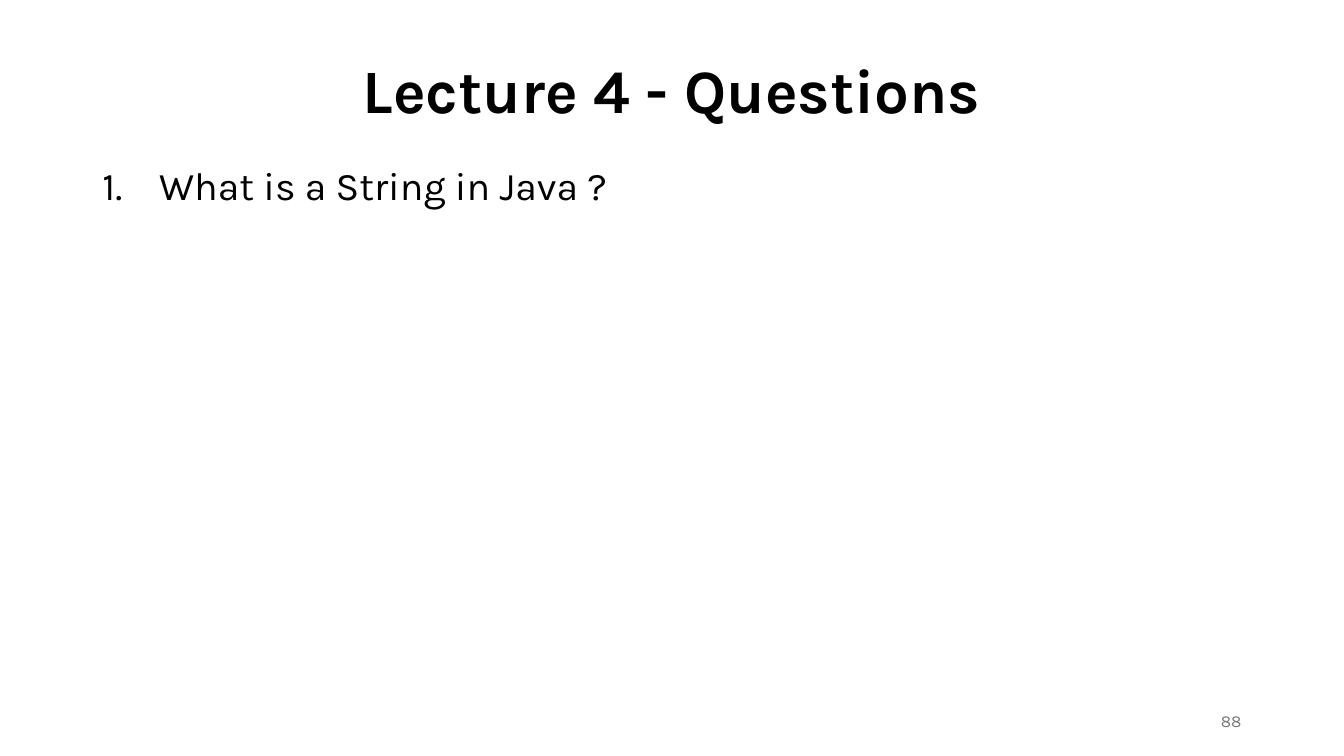
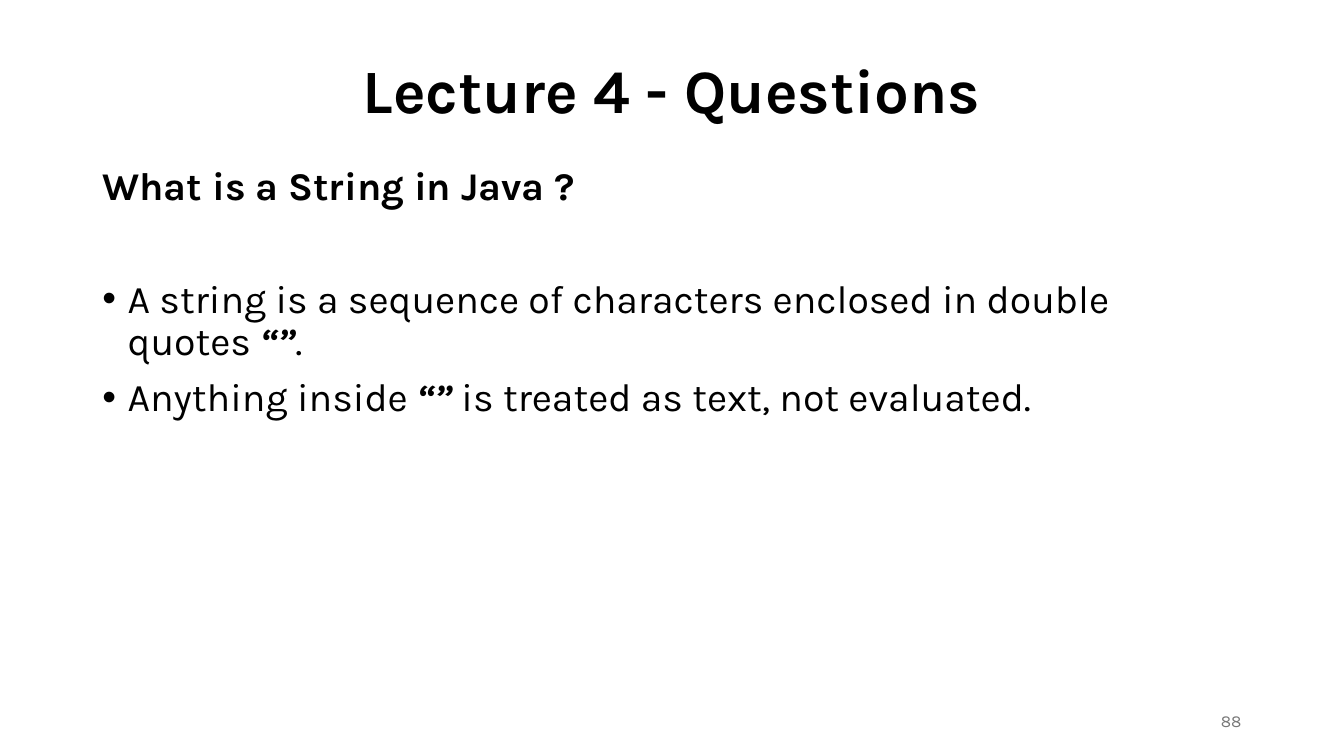
Before and after one commit to shubham-singh-12/Notes, a slide deck: slide 88 of Java with DSA.pptx. Drawn at 1344x756 pixels with LibreOffice and Linux fonts; fonts in the diff are those of the drawing. Boxes give left, top, right and bottom in pixels: in the first picture for what was removed or moved away, otherwise in the second. Text is boxed around its words. In the diff, an @@ line names an element or a change of style, - is before the commit and + after.

```diff
--- a/Java with DSA.pptx
+++ b/Java with DSA.pptx
@@ text at (x1=102, y1=172, x2=544, y2=210): bold on in "What is a String in Java ?"; bullet 1. to none @@
@@ text at (x1=128, y1=286, x2=1110, y2=421): paragraphs added @@
+• A string is a sequence of characters enclosed in double quotes “”.
+• Anything inside “” is treated as text, not evaluated.
```
Also in this commit, not shown: 12 other slides changed, 97 slides added.
